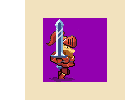
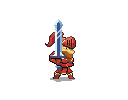
Revision of a layered 128px x 100px image; what changed, layer by layer:
painted on "Head" over [25, 0, 125, 100]
painted on "Body" over [25, 0, 125, 100]
painted on "shadow" over [25, 0, 125, 100]
hid "Paint Layer 1" over [25, 0, 125, 100]